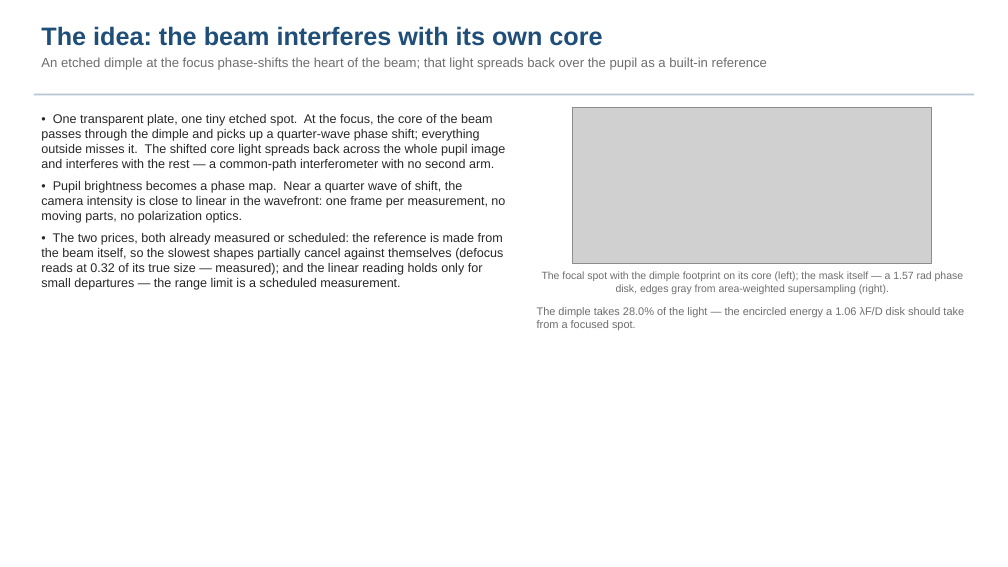
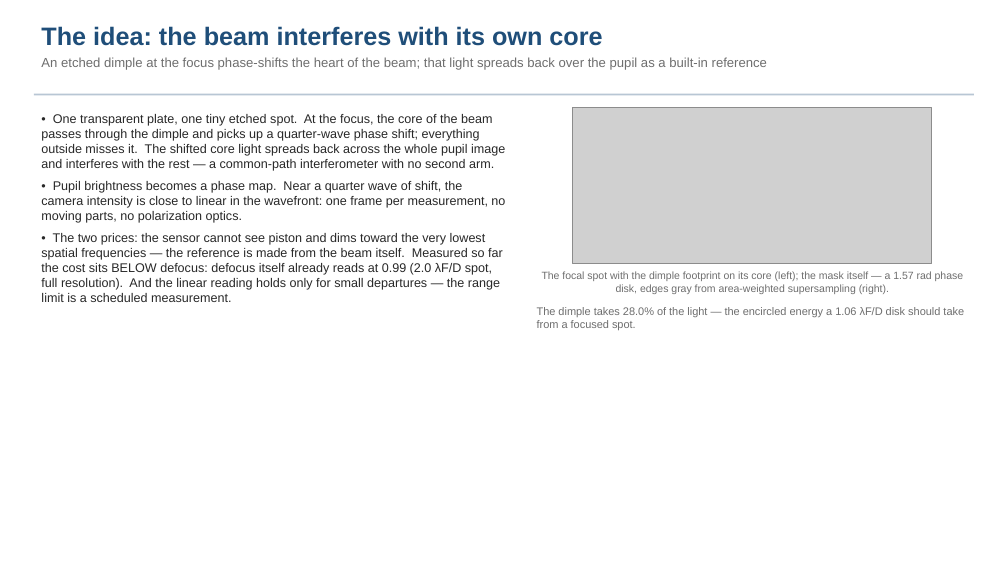
Before and after one commit to nasa-jpl/macos, a slide deck: slide 2 of demo_session/deck_zwfs.pptx. Drawn at 1008x567 pixels with LibreOffice and Linux fonts; fonts in the diff are those of the drawing; grey boxes stand for pictures. Boxes give left, top, right and bottom in pixels: in the first picture for what was removed or moved away, otherwise in the second. Text is boxed around its words. In the diff, an @@ line names an element or a change of style, - is before the commit and + after.

```diff
--- a/demo_session/deck_zwfs.pptx
+++ b/demo_session/deck_zwfs.pptx
@@ text at (41, 233, 503, 302): text changed @@
-• The two prices, both already measured or scheduled: the reference is made from the beam itself, so the slowest shapes partially cancel against themselves (defocus reads at 0.32 of its true size — measured); and the linear reading holds only for small departures — the range limit is a scheduled measurement.
+• The two prices: the sensor cannot see piston and dims toward the very lowest spatial frequencies — the reference is made from the beam itself. Measured so far the cost sits BELOW defocus: defocus itself already reads at 0.99 (2.0 λF/D spot, full resolution). And the linear reading holds only for small departures — the range limit is a scheduled measurement.
```
Also in this commit, not shown: 4 other slides changed, 1 slide added, 9 other files.
